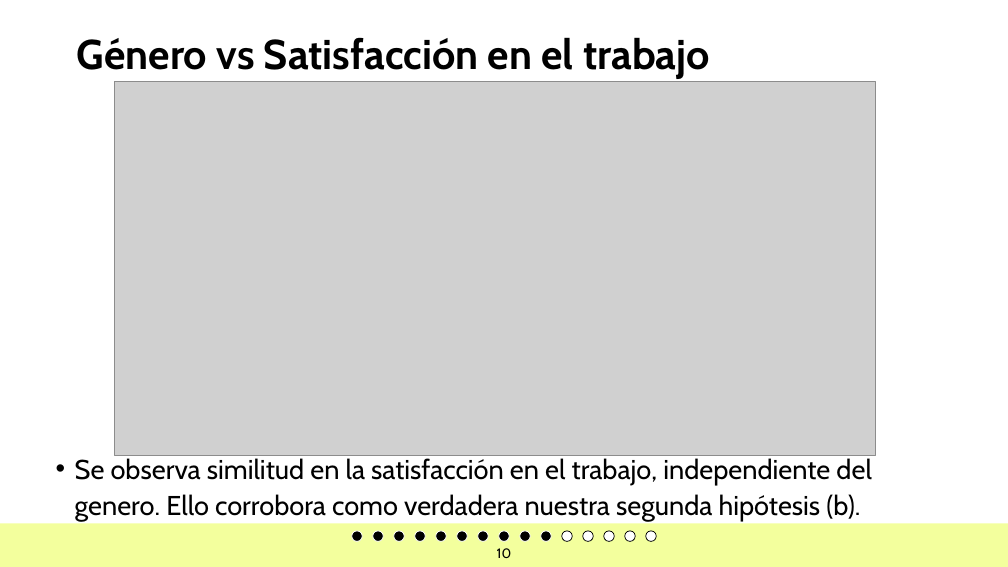
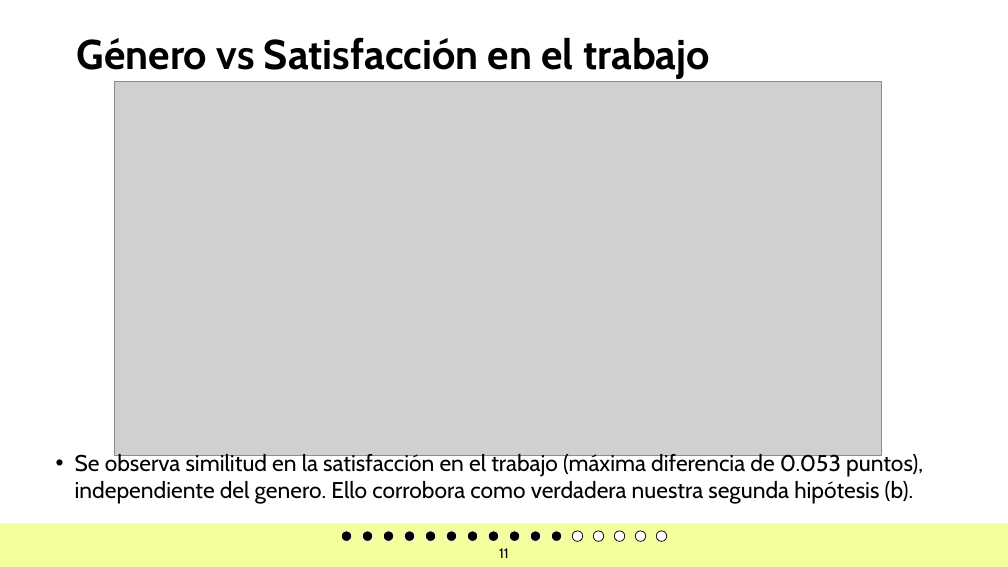
Before and after one commit to JoseChirif/Estudios-y-empleabilidad-Encuesta-kaggle, a slide deck: slide 11 of Estudios y empleabilidad.pptx (slide 10 before the commit). Drawn at 1008x567 pixels with LibreOffice and Linux fonts; fonts in the diff are those of the drawing; grey boxes stand for pictures; background and template pictures are left out. Boxes give left, top, right and bottom in pixels: in the first picture for what was removed or moved away, otherwise in the second. Text is boxed around its words. In the diff, an @@ line names an element or a change of style, - is before the commit and + after.

```diff
--- a/Estudios y empleabilidad.pptx
+++ b/Estudios y empleabilidad.pptx
@@ picture: place and size @@
-picture at bbox=[114, 82, 876, 455]
+picture at bbox=[114, 82, 882, 455]
@@ text at bbox=[75, 452, 923, 504]: text changed; size 25.9 to 21.7 pt @@
-• Se observa similitud en la satisfacción en el trabajo, independiente del genero. Ello corrobora como verdadera nuestra segunda hipótesis (b).
+• Se observa similitud en la satisfacción en el trabajo (máxima diferencia de 0.053 puntos), independiente del genero. Ello corrobora como verdadera nuestra segunda hipótesis (b).
@@ ellipse added at bbox=[341, 531, 352, 541], fill #000000, outline #FFFFFF 0.71 pt @@
@@ ellipse added at bbox=[362, 531, 373, 541], fill #000000, outline #FFFFFF 0.71 pt @@
@@ ellipse added at bbox=[383, 531, 394, 541], fill #000000, outline #FFFFFF 0.71 pt @@
@@ ellipse added at bbox=[405, 531, 415, 541], fill #000000, outline #FFFFFF 0.71 pt @@
@@ ellipse removed at bbox=[604, 531, 615, 541] @@
@@ 12 ellipses: place and size @@
-12 ellipses at bbox=[352, 531, 594, 541]
+12 ellipses at bbox=[425, 531, 667, 541]
@@ fill #000000 to #FFFFFF; outline #FFFFFF 0.71 pt to #000000 0.71 pt in 3 elements at bbox=[572, 531, 583, 541], bbox=[594, 531, 604, 541], bbox=[614, 531, 625, 541] @@
@@ ellipse removed at bbox=[625, 531, 635, 541] @@
@@ ellipse removed at bbox=[646, 531, 656, 541] @@
@@ page number at bbox=[499, 548, 509, 558]: text changed @@
-10
+11
```
Also in this commit, not shown: 15 other slides changed, 1 slide added, 1 other file.
